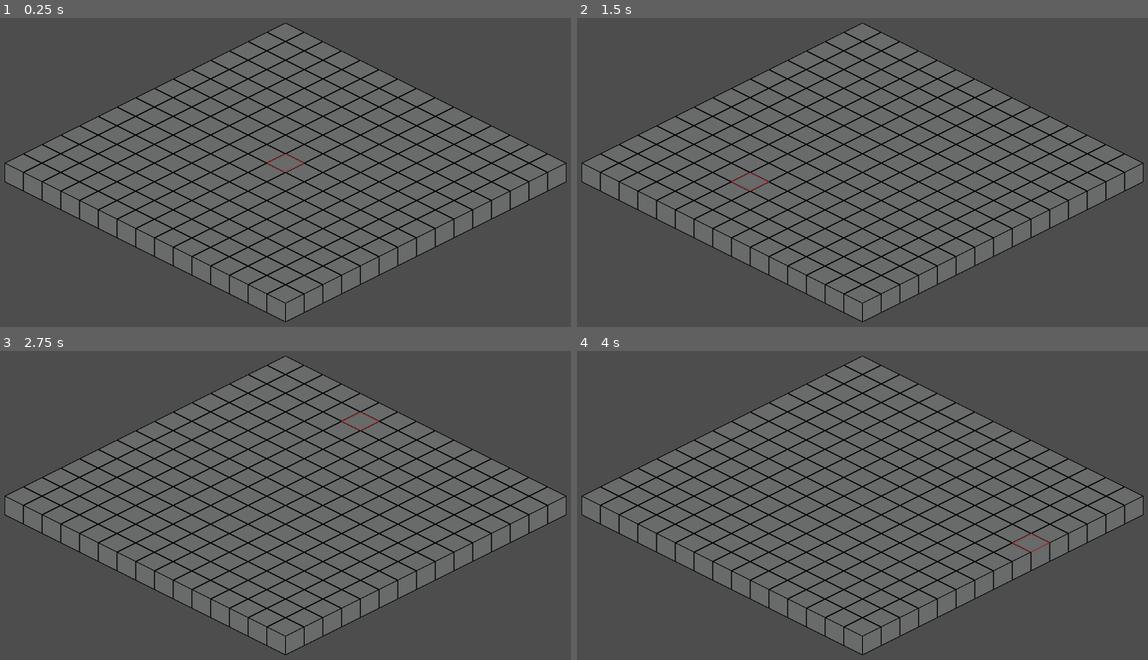
Above: before the commit, frames 1-4 (two rows, left to right).
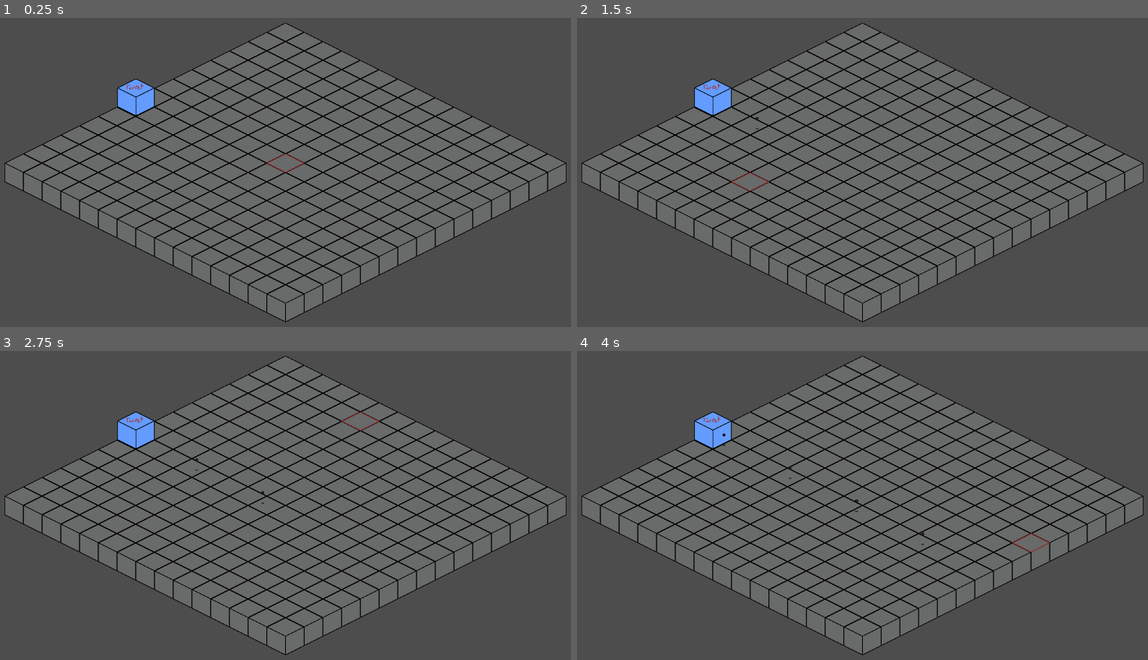
Above: after the commit, the same moments.

Repository: robert-brosh23/SpookyTowerDefense
Game: Godot game, scene res://main/main.tscn
Same seed, same stepped clock (60 frames per second), same inputs: the game is played once before the commit and once after it.
Inputs (mouse positions are in pixels of both pictures, inside the frame that each line leads up to):
- Up to frame 1 (0.25 s): no input
- Up to frame 2 (1.5 s): tap Enter at 0.5 s; move the mouse to (993, 147) at 0.52 s; tap Space at 1.25 s; move the mouse to (742, 178) at 1.27 s
- Up to frame 3 (2.75 s): tap Enter at 2 s; move the mouse to (342, 422) at 2.02 s
- Up to frame 4 (4 s): tap Space at 2.75 s; move the mouse to (833, 564) at 2.77 s; tap Enter at 3.5 s; move the mouse to (1039, 545) at 3.52 s

The runs differ from the first frame. In frame 1, 0.6% of the frame differs, in the area x 20-28%, y 19-32%; in frame 2, 0.6%; in frame 3, 0.6%; in frame 4, 0.6%, in the area x 20-61%, y 19-63%.

Commit message:
basic turret with bullets

Diff:
--- a/main/main.tscn
+++ b/main/main.tscn
@@ -1,7 +1,8 @@
-[gd_scene load_steps=3 format=4 uid="uid://duhrv3k0n172j"]
+[gd_scene load_steps=4 format=4 uid="uid://duhrv3k0n172j"]
 
 [ext_resource type="Script" uid="uid://dywll2hekti2m" path="res://main/main.gd" id="1_pjrb6"]
 [ext_resource type="TileSet" uid="uid://bas52mcii2jnl" path="res://tileset/tileset.tres" id="2_xwkvk"]
+[ext_resource type="PackedScene" uid="uid://crkdx2y7k2mil" path="res://turret/turret.tscn" id="3_xwkvk"]
 
 [node name="Main" type="Node2D" node_paths=PackedStringArray("select_layer")]
 script = ExtResource("1_pjrb6")
@@ -17,3 +18,6 @@
 [node name="SelectLayer" type="TileMapLayer" parent="TileMapLayers"]
 z_index = 1
 tile_set = ExtResource("2_xwkvk")
+
+[node name="Turret" parent="." instance=ExtResource("3_xwkvk")]
+position = Vector2(481, 359)
--- a/tileset/tileset.tres
+++ b/tileset/tileset.tres
@@ -1,7 +1,9 @@
-[gd_resource type="TileSet" load_steps=5 format=3 uid="uid://bas52mcii2jnl"]
+[gd_resource type="TileSet" load_steps=9 format=3 uid="uid://bas52mcii2jnl"]
 
 [ext_resource type="Texture2D" uid="uid://deewilabbtp63" path="res://sprites/select_tile_half_height.png" id="2_0w1j7"]
 [ext_resource type="Texture2D" uid="uid://cqndmib2b33m6" path="res://sprites/isometric_block_120x120.png" id="2_qsv6y"]
+[ext_resource type="Texture2D" uid="uid://b2fsbtmygfwud" path="res://sprites/enemy_temp.png" id="3_difrn"]
+[ext_resource type="Texture2D" uid="uid://cc0li8g2ixxmb" path="res://sprites/turret_temp.png" id="4_uc3to"]
 
 [sub_resource type="TileSetAtlasSource" id="TileSetAtlasSource_3ysh4"]
 texture = ExtResource("2_0w1j7")
@@ -15,8 +17,24 @@
 0:0/0/texture_origin = Vector2i(0, 30)
 0:1/0 = 0
 
+[sub_resource type="TileSetAtlasSource" id="TileSetAtlasSource_jt506"]
+texture = ExtResource("3_difrn")
+texture_region_size = Vector2i(120, 120)
+0:0/0 = 0
+0:0/0/texture_origin = Vector2i(0, 30)
+0:1/0 = 0
+
+[sub_resource type="TileSetAtlasSource" id="TileSetAtlasSource_cqrvf"]
+texture = ExtResource("4_uc3to")
+texture_region_size = Vector2i(120, 120)
+0:0/0 = 0
+0:0/0/texture_origin = Vector2i(0, 30)
+0:1/0 = 0
+
 [resource]
 tile_shape = 1
 tile_size = Vector2i(120, 60)
 sources/1 = SubResource("TileSetAtlasSource_3ysh4")
 sources/2 = SubResource("TileSetAtlasSource_0w1j7")
+sources/3 = SubResource("TileSetAtlasSource_jt506")
+sources/4 = SubResource("TileSetAtlasSource_cqrvf")
--- /dev/null
+++ b/turret/bullet/bullet.gd
@@ -0,0 +1,21 @@
+class_name Bullet extends Node2D
+
+const SPEED := 300.0
+const time_to_live = 4.0
+
+var direction := 0.0
+
+static func spawn_bullet(bullet_direction: float) -> Bullet:
+	var bullet_scene = preload("res://turret/bullet/bullet.tscn")
+	var bullet : Bullet = bullet_scene.instantiate()
+	bullet.direction = bullet_direction
+	return bullet
+
+func _physics_process(delta: float) -> void:
+	position += delta * SPEED * Vector2(cos(direction),sin(direction) * 0.5)
+
+func _ready() -> void:
+	var timer = Timer.new()
+	add_child(timer)
+	timer.start(time_to_live)
+	timer.timeout.connect(func(): queue_free())
--- /dev/null
+++ b/turret/bullet/bullet.gdshader
@@ -0,0 +1,12 @@
+shader_type canvas_item;
+
+uniform vec3 shadow_color : source_color = vec3(0.0, 0.0, 0.0);
+
+void fragment() {
+	COLOR = vec4(shadow_color, COLOR.a * .5);
+}
+
+//void light() {
+//	// Called for every pixel for every light affecting the CanvasItem.
+//	// Uncomment to replace the default light processing function with this one.
+//}
--- /dev/null
+++ b/turret/bullet/bullet.tscn
@@ -0,0 +1,30 @@
+[gd_scene load_steps=6 format=3 uid="uid://cop5cdfewiibd"]
+
+[ext_resource type="Script" uid="uid://ctl7a4usktj3a" path="res://turret/bullet/bullet.gd" id="1_hsklv"]
+[ext_resource type="Texture2D" uid="uid://b5dxs7nyvxaqb" path="res://sprites/bullet-1.png" id="1_ygfaf"]
+[ext_resource type="Shader" uid="uid://ctkntlxkjhvki" path="res://turret/bullet/bullet.gdshader" id="3_yq2du"]
+
+[sub_resource type="ShaderMaterial" id="ShaderMaterial_wckrl"]
+shader = ExtResource("3_yq2du")
+shader_parameter/shadow_color = Color(0, 0, 0, 1)
+
+[sub_resource type="CircleShape2D" id="CircleShape2D_hsklv"]
+radius = 3.0
+
+[node name="Bullet" type="Node2D"]
+script = ExtResource("1_hsklv")
+
+[node name="Sprite2D" type="Sprite2D" parent="."]
+position = Vector2(0, -3)
+texture = ExtResource("1_ygfaf")
+
+[node name="Shadow" type="Sprite2D" parent="."]
+material = SubResource("ShaderMaterial_wckrl")
+position = Vector2(0, 30)
+scale = Vector2(1, 0.5)
+texture = ExtResource("1_ygfaf")
+
+[node name="Area2D" type="Area2D" parent="."]
+
+[node name="CollisionShape2D" type="CollisionShape2D" parent="Area2D"]
+shape = SubResource("CircleShape2D_hsklv")
--- /dev/null
+++ b/turret/turret.gd
@@ -0,0 +1,22 @@
+class_name Turret extends Node2D
+
+@export var shot_cooldown : float = 1.0
+
+var timer: Timer
+
+func _ready() -> void:
+	timer = Timer.new()
+	timer.one_shot = false
+	timer.wait_time = shot_cooldown
+	timer.timeout.connect(_on_timer_timeout)
+	add_child(timer)
+	timer.start()
+
+func _on_timer_timeout():
+	var direction := PI/4.0
+	var bullet = Bullet.spawn_bullet(direction)
+	bullet.position.y -= 30
+	var offset = 50.0
+	bullet.position += offset * Vector2(cos(direction), sin(direction) / 2)
+	add_child(bullet)
+	timer.start()
--- /dev/null
+++ b/turret/turret.tscn
@@ -0,0 +1,11 @@
+[gd_scene load_steps=3 format=3 uid="uid://crkdx2y7k2mil"]
+
+[ext_resource type="Script" uid="uid://b8hi6046i0yh2" path="res://turret/turret.gd" id="1_2876l"]
+[ext_resource type="Texture2D" uid="uid://cc0li8g2ixxmb" path="res://sprites/turret_temp.png" id="1_vfthy"]
+
+[node name="Turret" type="Node2D"]
+script = ExtResource("1_2876l")
+
+[node name="Sprite2D" type="Sprite2D" parent="."]
+position = Vector2(0, -30)
+texture = ExtResource("1_vfthy")
Binary file added: sprites/bullet-1.png
Not shown, added: sprites/bullet-1.png.import
Binary file added: sprites/enemy_temp.png
Not shown, added: sprites/enemy_temp.png.import
Binary file added: sprites/turret_temp.png
Not shown, added: sprites/turret_temp.png.import
Not shown, added: turret/bullet/bullet.gd.uid
Not shown, added: turret/bullet/bullet.gdshader.uid
Not shown, added: turret/turret.gd.uid
